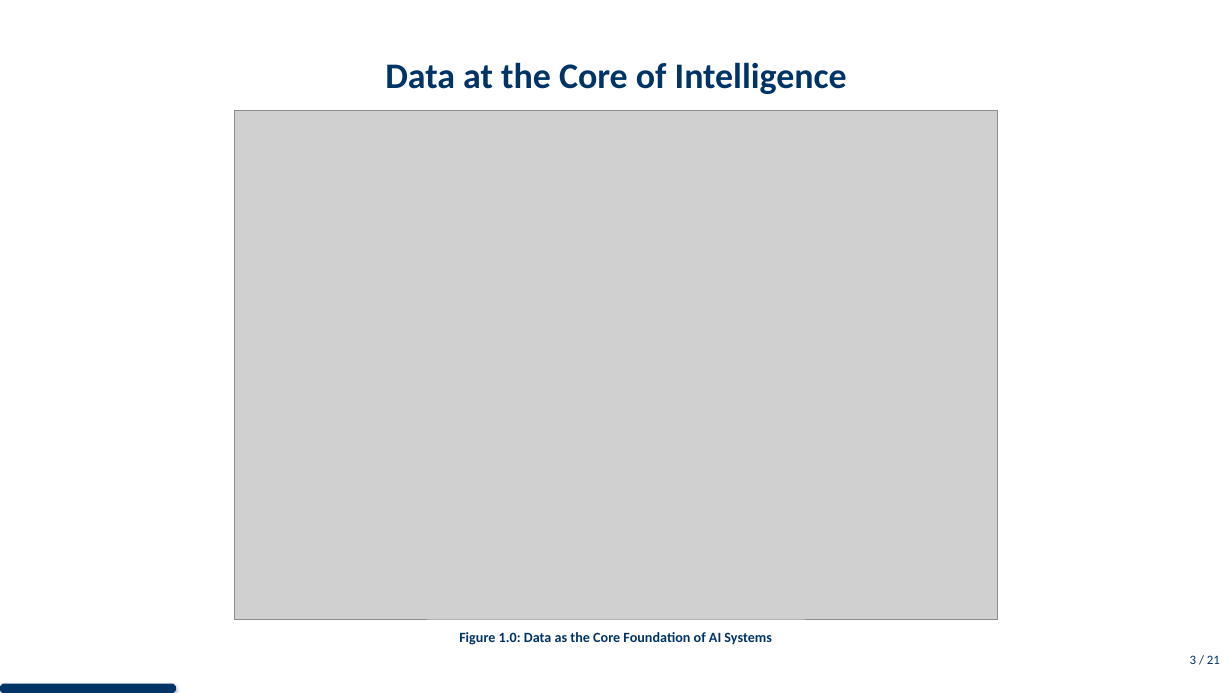
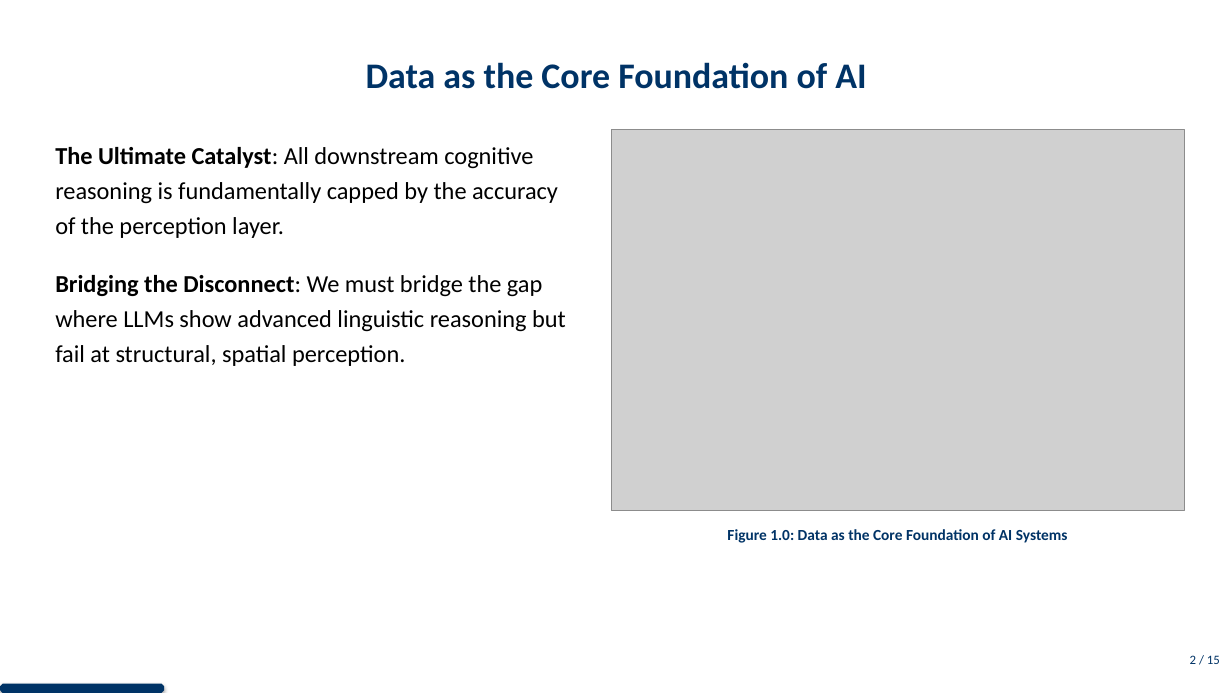
Before and after one commit to DESMOND135/DOCVQA-RAG-PERCEPTION-BENCHMARK, a slide deck: slide 3 of MAIN/presentation/presentation.pptx (slide 4 before the commit). Drawn at 1232x693 pixels with LibreOffice and Linux fonts; fonts in the diff are those of the drawing; grey boxes stand for pictures. Boxes give left, top, right and bottom in pixels: in the first picture for what was removed or moved away, otherwise in the second. Text is boxed around its words. In the diff, an @@ line names an element or a change of style, - is before the commit and + after.

```diff
--- a/MAIN/presentation/presentation.pptx
+++ b/MAIN/presentation/presentation.pptx
@@ title at (366, 62, 866, 89): text changed @@
-Data at the Core of Intelligence
+Data as the Core Foundation of AI
@@ text added at (55, 147, 566, 366), 19 pt, text #000000 @@
+The Ultimate Catalyst: All downstream cognitive reasoning is fundamentally capped by the accuracy of the perception layer.
+Bridging the Disconnect: We must bridge the gap where LLMs show advanced linguistic reasoning but fail at structural, spatial perception.
@@ picture: place and size @@
-picture at (235, 111, 998, 619)
+picture at (612, 129, 1185, 511)
@@ text "Figure 1.0: Data as the ...": place and size @@
-text "Figure 1.0: Data as the ..." at (459, 632, 772, 645)
+text "Figure 1.0: Data as the ..." at (727, 529, 1068, 543)
@@ text "Figure 1.0: Data as the ..." at (727, 529, 1068, 543): size 11 to 12 pt @@
@@ text at (1190, 655, 1220, 664): text changed @@
-3 / 21
+2 / 15
@@ octagon: place and size @@
-octagon at (0, 684, 176, 693)
+octagon at (0, 684, 165, 693)
```
Also in this commit, not shown: 12 other slides changed, 1 slide added, 7 slides removed, 23 other files.
